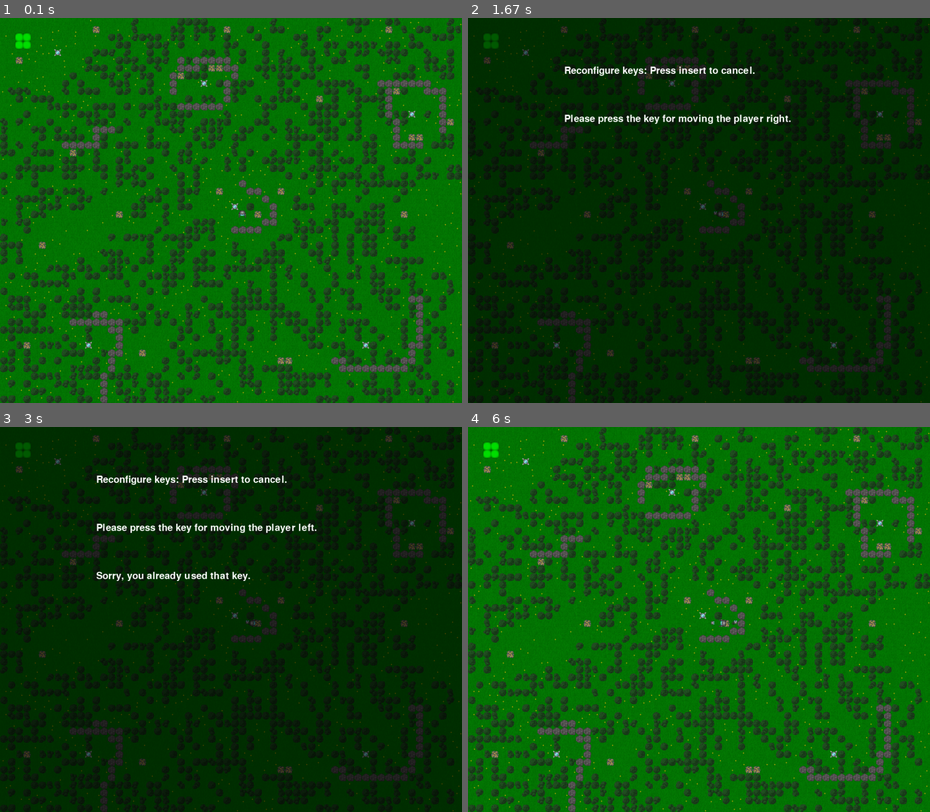
Above: before the commit, frames 1-4 (two rows, left to right).
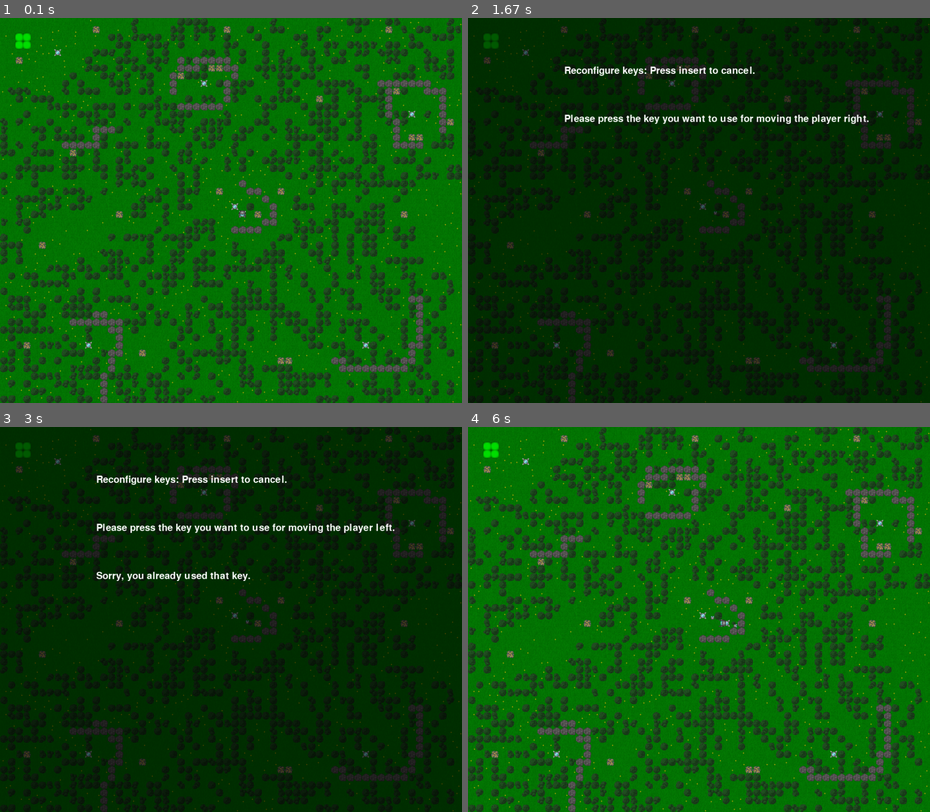
Above: after the commit, the same moments.

Repository: ZeeQyu/TileGame
Game: pygame game, started from main.py
Same seed, same stepped clock (60 frames per second), same inputs: the game is played once before the commit and once after it. The source is Python 2; it was converted automatically to run under Python 3.
Inputs:
- Up to frame 1 (0.1 s): no input
- Up to frame 2 (1.67 s): tap A at 0.33 s; hold E 0.67-1.13 s; hold Right 0.67-1.13 s; hold D 0.67-1.13 s; tap F at 0.73, 1.03, 1.57 s; tap Insert at 1.17 s; hold D from 1.5 s (still down)
- Up to frame 3 (3 s): tap F at 1.87, 2.07, 2.4, 2.7 s; release D at 1.97 s; hold W 2-2.3 s; hold D 2.33-2.8 s
- Up to frame 4 (6 s): hold D 3.23-3.87 s; tap F at 3.3, 3.6, 3.97, 4.27, 5.13, 5.43, 5.63, 5.93 s; hold D 3.9-4.37 s; tap Insert at 4.73 s; hold Right 5.07-5.53 s; hold D 5.07-5.53 s; hold Left from 5.57 s (still down); hold A from 5.57 s (still down)

The runs differ from the first frame. In frame 1, less than 0.1% of the frame differs, in the area x 51-54%, y 50-52%; in frame 2, 0.5%, in the area x 42-87%, y 25-52%; in frame 3, 0.5%; in frame 4, less than 0.1%.

Commit message:
Made packages movable. (E button)

Diff:
--- a/concept.txt
+++ b/concept.txt
@@ -45,4 +45,6 @@
   Sound
   Tutorial
   Polishing and optimizing
+  	Animated tiles
+  	Different keyboard layouts handling
   Publishing via a Website?
--- a/main.py
+++ b/main.py
@@ -30,7 +30,7 @@
 def main():
     ''' Main function, initalizes various variables and contains the main program loop.
         Should not be called any other way than running the file.
-        Takes no parameters and returns nothing.
+        Takes no arguments and returns nothing.
     '''
     # initialize pygame
     pygame.init()
@@ -38,8 +38,9 @@
     # Make map
     globals.map, globals.width, globals.height, globals.player_start_x, globals.player_start_y = maps.generate_map("map.png")
     # Initiaate player
-    globals.entity_list.append(players.Player(globals.player_start_x, globals.player_start_y))
-
+    globals.special_entity_list["player"] = players.Player(globals.player_start_x, globals.player_start_y)
+    globals.special_entity_list[constants.PACKAGE_NAME] = units.Package(globals.player_start_x,
+                                                                        globals.player_start_y)
     # Creates a window just the size to fit all the tiles in the map file.
     pygame.display.set_icon(globals.images["icon"].get())
     pygame.display.set_caption("TileGame by ZeeQyu", "TileGame")
@@ -56,6 +57,9 @@
 
     # Main loop
     while True:
+        # Make the screen update every frame
+        if constants.FORCE_UPDATE:
+            globals.force_update = True
         # Event checker. Allows closing of the program and passes keypresses to the player instance
         for event in pygame.event.get():
             # Quit codef
@@ -64,7 +68,8 @@
             if event.type == pgl.KEYDOWN or event.type == pgl.KEYUP:
                 # Create beetle with (default) space
                 if event.type == pgl.KEYDOWN and event.key == globals.key_dict["spawn_beetle"][0]:
-                    globals.entity_list.append(units.Beetle(globals.entity_list[0].x, globals.entity_list[0].y))
+                    globals.entity_list.append(units.Beetle(globals.special_entity_list["player"].x,
+                                                            globals.special_entity_list["player"].y))
                 # Duplicate all beetles with (default) D
                 elif event.type == pgl.KEYDOWN and event.key == globals.key_dict["duplicate_beetles"][0]:
                     # Make an empty list to temporarily store the added beetles, so no infinite loop appears
@@ -86,7 +91,7 @@
                     skip_cycle = globals.force_update = True
                     interface.key_reconfig()
                 # Otherwise, check for if the player should move
-                globals.entity_list[0].event_check(event)
+                globals.special_entity_list["player"].event_check(event)
 
         # Tick: Make sure certain things happen on a more regular basis than every frame
         time_now = time.clock()
@@ -113,9 +118,11 @@
         if time_last_tick + constants.TICK_FREQ < time_now:
             time_last_tick = time_last_tick + constants.TICK_FREQ
             # Tick all the entites (let them do whatever they do every tick
-            for entity in globals.entity_list:
+            for i in range(len(globals.entity_list)-1, -1, -1):
+                entity = globals.entity_list[i]
                 entity.tick()
-            globals.entity_list[0].tick()
+            for entity in globals.special_entity_list.values():
+                entity.tick()
             for tile in globals.tick_tiles:
                 globals.map[tile[0]][tile[1]].tick()
         # Make sure the loop doesn't go too quickly and bog the processor down
@@ -127,13 +134,24 @@
             globals.update_map = False
             globals.force_update = True
             globals.map_screen_buffer = maps.update_map()
-        # update all other entities
+        # update all entities
         entity_has_moved = False
-        for entity in globals.entity_list:
-            entity.update(time_diff)
-            # Check if any of them have moved
-            if entity.has_moved():
-                entity_has_moved = True
+        if globals.entity_list:
+            for i in range(len(globals.entity_list)-1, -1, -1):
+                entity = globals.entity_list[i]
+                entity.update(time_diff)
+                # Check if any of them have moved
+                print 1
+                if entity.has_moved():
+                    entity_has_moved = True
+                    print 2
+        if globals.special_entity_list:
+            for entity in globals.special_entity_list.values():
+                entity.update(time_diff)
+                print 3
+                if entity.has_moved():
+                    entity_has_moved = True
+                    print 4
 
         # If any entity moved, redraw the screen
         if entity_has_moved or globals.force_update:
@@ -143,7 +161,11 @@
             # Draw the map buffer on the screen
             globals.screen.blit(globals.map_screen_buffer, (0, 0))
             # Draw the entities
-            for entity in globals.entity_list:
+            for i in range(len(globals.entity_list)-1, -1, -1):
+                entity = globals.entity_list[i]
+                entity.paint()
+            for i in range(len(globals.special_entity_list.values())-1, -1, -1):
+                entity = globals.special_entity_list.values()[i]
                 entity.paint()
             # Update the display
             pygame.display.flip()
--- a/src/constants.py
+++ b/src/constants.py
@@ -10,6 +10,8 @@
 '''
 import pygame.locals as pgl
 
+# Change this to True if you want the screen to update every cycle (all the time) and get max FPS (change sleep time)
+FORCE_UPDATE = False
 
 class Img(object):
     ''' Small class for keeping track of data related to different images.
@@ -124,7 +126,10 @@
 # calculations that should be more periodical than cycles or frames
 TICK_FREQ = 0.05
 # The amount of seconds the game should sleep each loop to not bog the processor too much
-SLEEP_TIME = 0.001
+if FORCE_UPDATE:
+    SLEEP_TIME = 0.00001
+else:
+    SLEEP_TIME = 0.001
 
 # The identifier of the tile that should be used
 # when the map.png decoding fails
@@ -139,18 +144,24 @@
 TILE_SIZE = 16
 
 # Entities
-# The speed the player moves at. Any number greater than or equal to 0
+# Names of special entities
+PLAYER_NAME = "player"
+PACKAGE_NAME = "package"
+# The speed various entities moves at. Any number greater than or equal to 0
 PLAYER_MOVEMENT_SPEED = 50
-# Movement speed of beetle
 BEETLE_MOVEMENT_SPEED = 70
+PACKAGE_MOVEMENT_SPEED = 50
 # Max travel length of the beetle (the maximum distance in pixels before the beetle changes direction)
 BEETLE_MAX_TRAVEL_PX = 24
+# The range of distance the package can be from the player while still being pulled in pixels
+PACKAGE_PULL_MIN = 6
+PACKAGE_PULL_MAX = 16
 
-# Key for key configuration
+# Key for key configurIation
 CONFIG_KEYS_KEY = pgl.K_INSERT
 # Messages for when you configure keys.
 CONFIG_KEYS_MESSAGE = "Reconfigure keys: Press insert to cancel."
-CONFIG_KEYS_TEXT_PREFIX = "Please press the key for "
+CONFIG_KEYS_TEXT_PREFIX = "Please press the key you want to use for "
 CONFIG_KEYS_ERROR_MESSAGE = "Sorry, you already used that key."
 CONFIG_KEYS_FONT_COLOR = (255, 255, 255)
 # Time in (~)ticks for the "invalid key" text to be displayed each time
--- a/src/entities.py
+++ b/src/entities.py
@@ -159,7 +159,7 @@
         else:
             globals.screen.blit(image, (int(self.x), int(self.y)))
 
-    def has_moved(self, update=1):
+    def has_moved(self, update=True):
         ''' Compares an old x and y value with the current one.
             If the value has changed, the unit has moved to another pixel and should be redrawn.
             update should be 1 if you want to update the checking to a new pixel and 0 if you don't
@@ -270,4 +270,7 @@
     for entity in globals.entity_list:
         if entity.corner_in_tile(tile):
             free_of_entities = False
+    for entity in globals.special_entity_list.values():
+        if entity.corner_in_tile(tile):
+            free_of_entities = False
     return free_of_entities
--- a/src/globals.py
+++ b/src/globals.py
@@ -25,8 +25,10 @@
 
 force_update = True
 
-# Initiate an entity list. Contains all entities. The player is in index 0
+# Initiate an entity list. Contains all entities.
+# The player is in index 0. The currently moved package is index 1.
 entity_list = []
+special_entity_list = {}
 images = graphics.load_graphics()
 
 # List of tiles that should be ticked (tick function called).
@@ -66,6 +68,7 @@
 
         ["remove_tile", pgl.K_f, "removing the tile the player is looking at."],
         ["place_tile", pgl.K_d, "placing a tile on the spot the player is looking at."],
+        ["pick_up_tile", pgl.K_e, "picking up or placing down a package on the ground"],
 
         ["spawn_beetle", pgl.K_a, "spawning a beetle at the player's feet."],
         ["duplicate_beetles", pgl.K_s, "activating the beetles' self-duplicating process."],
--- a/src/players.py
+++ b/src/players.py
@@ -10,10 +10,9 @@
     Also handles key press events for movement of the player.
 '''
 
-import constants
+import constants, units, globals, tiles
 import pygame.locals as pgl
 from entities import Entity
-import globals, tiles
 
 class Player(Entity):
     ''' Player class. Uses the image from the "player" key from the IMAGES dictionary in constants.py
@@ -26,6 +25,7 @@
         # If the player is currently placing or removing a tile
         self.placing_tile = False
         self.removing_tile = False
+        self.toggle_grab = False
         # The last state self.removing_tile was in
         self.last_removing_tile = False
         # Time until the current tile is removed
@@ -46,7 +46,8 @@
                                  self.last_aim_tile[1]*constants.TILE_SIZE))
 
     def update(self, time_diff):
-        ''' Calls the superclass update and updates the state of the aim marker
+        ''' Calls the superclass update and updates the state of the aim marker.
+            Manages if the player is placing or destroying a block.
         '''
         super(Player, self).update(time_diff)
         # Update screen whenever aim marker changes states
@@ -81,6 +82,7 @@
                     else:
                         globals.map[x][y] = tiles.make_tile(constants.DEFAULT_PLACE_TILE, x, y)
                     globals.update_map = True
+            # Ignore IndexErrors because the indices might be outside of the map
             except IndexError:
                 pass
             except:
@@ -98,6 +100,22 @@
                 self.update_aim_tile = True
                 self.remove_timer = None
                 return
+
+        if self.toggle_grab:
+            self.toggle_grab = False
+            if globals.special_entity_list.has_key(constants.PACKAGE_NAME):
+                x, y = globals.special_entity_list[constants.PACKAGE_NAME].get_tile()
+                if constants.IMAGES[globals.map[x][y].type].placeable:
+                    del globals.special_entity_list[constants.PACKAGE_NAME]
+                    globals.map[x][y] = tiles.make_tile(constants.PACKAGE_NAME, x, y)
+                    globals.update_map = True
+            else:
+                x, y = self.get_aim_tile()
+                if globals.map[x][y].type == constants.PACKAGE_NAME:
+                    globals.map[x][y] = tiles.make_tile(constants.DEFAULT_TILE, x, y)
+                    globals.update_map = True
+                    globals.special_entity_list[constants.PACKAGE_NAME] = units.Package(x*constants.TILE_SIZE,
+                                                                                  y*constants.TILE_SIZE)
 
     def tick(self):
         ''' What happens every tick. Counts down the remove block timer.
@@ -154,6 +172,9 @@
             self.placing_tile = if_down(event.type)
         elif event.key == globals.key_dict["remove_tile"][0]:
             self.removing_tile = if_down(event.type)
+        elif (event.key == globals.key_dict["pick_up_tile"][0] and
+            event.type == pgl.KEYDOWN):
+            self.toggle_grab = True
 
 def if_down(down_or_up):
     ''' Checks if down_or_up is equal to pgl.KEYDOWN. Returns true if it is, otherwise it returns false.
--- a/src/units.py
+++ b/src/units.py
@@ -8,8 +8,10 @@
 
     Units module, containing classes for all friendly and passive units.
 '''
+import math
+
 from entities import Entity
-import constants
+import constants, globals
 from random import randint
 
 class Animal(Entity):
@@ -60,7 +62,7 @@
     ''' Harmless roaming little beetle that will be able to be
         infected in the future by enemies to become some kind of zombie beetle
     '''
-    def __init__(self, x, y, collides = True, rotates = True, wall_collides = True):
+    def __init__(self, x, y, collides=True, rotates=True, wall_collides=True):
         ''' Calls the entity init function with the proper movement speed and image
         '''
         super(Beetle, self).__init__(x, y, "beetle", constants.BEETLE_MOVEMENT_SPEED,
@@ -72,3 +74,42 @@
         Supposed to be placed where you want to build a building and be a package of
         resources to build with.
     '''
+    def __init__(self, x, y):
+        super(Package, self).__init__(x, y, "package", constants.PACKAGE_MOVEMENT_SPEED, rotates=False)
+
+    def update(self, time_diff):
+        super(Package, self).update(time_diff)
+
+        x_dist = ((self.x+self.width) / 2) - ((globals.special_entity_list["player"].x +
+                                               globals.special_entity_list["player"].width) / 2)
+        y_dist = ((self.y+self.height) / 2) - ((globals.special_entity_list["player"].y +
+                                                globals.special_entity_list["player"].height) / 2)
+
+        print x_dist, y_dist
+        dist = math.hypot(self.x - globals.special_entity_list["player"].x,
+                          self.y - globals.special_entity_list["player"].y)
+        print dist
+        if dist < constants.PACKAGE_PULL_MAX * 1.5:
+            if (constants.PACKAGE_PULL_MIN < x_dist < constants.PACKAGE_PULL_MAX or
+                -constants.PACKAGE_PULL_MIN > x_dist > -constants.PACKAGE_PULL_MAX):
+                if x_dist > 0:
+                    self.x_minus = True
+                    self.x_plus = False
+                else:
+                    self.x_plus = True
+                    self.x_minus = False
+            else:
+                self.x_plus = self.x_minus = False
+
+            if (constants.PACKAGE_PULL_MIN < y_dist < constants.PACKAGE_PULL_MAX or
+                -constants.PACKAGE_PULL_MIN > y_dist > -constants.PACKAGE_PULL_MAX):
+                if y_dist > 0:
+                    self.y_minus = True
+                    self.y_plus = False
+                else:
+                    self.y_plus = True
+                    self.y_minus = False
+            else:
+                self.y_plus = self.y_minus = False
+        else:
+            self.y_plus = self.y_minus = self.x_plus = self.x_minus = False
Not shown, changed: TODO.txt
